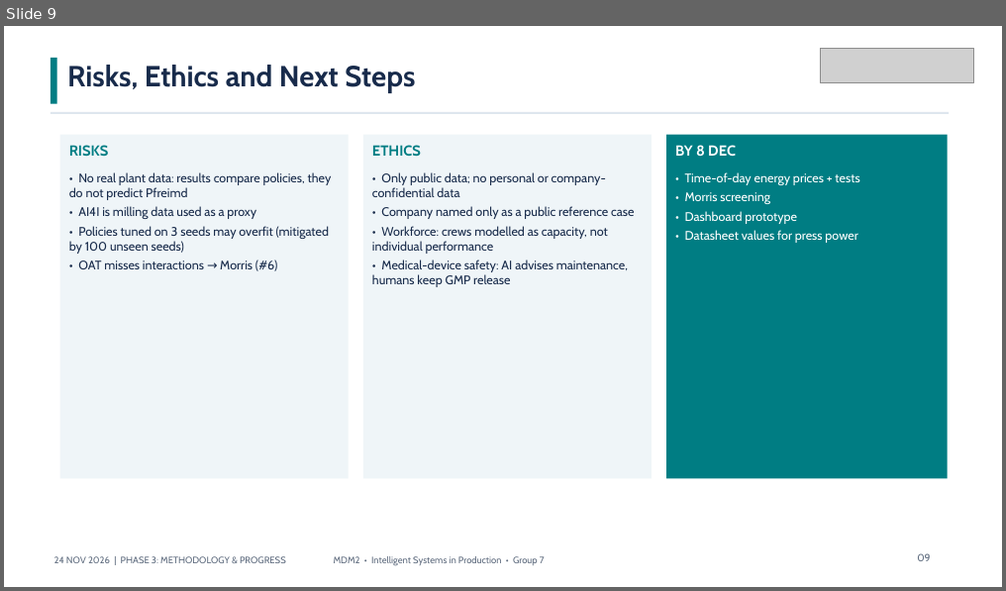
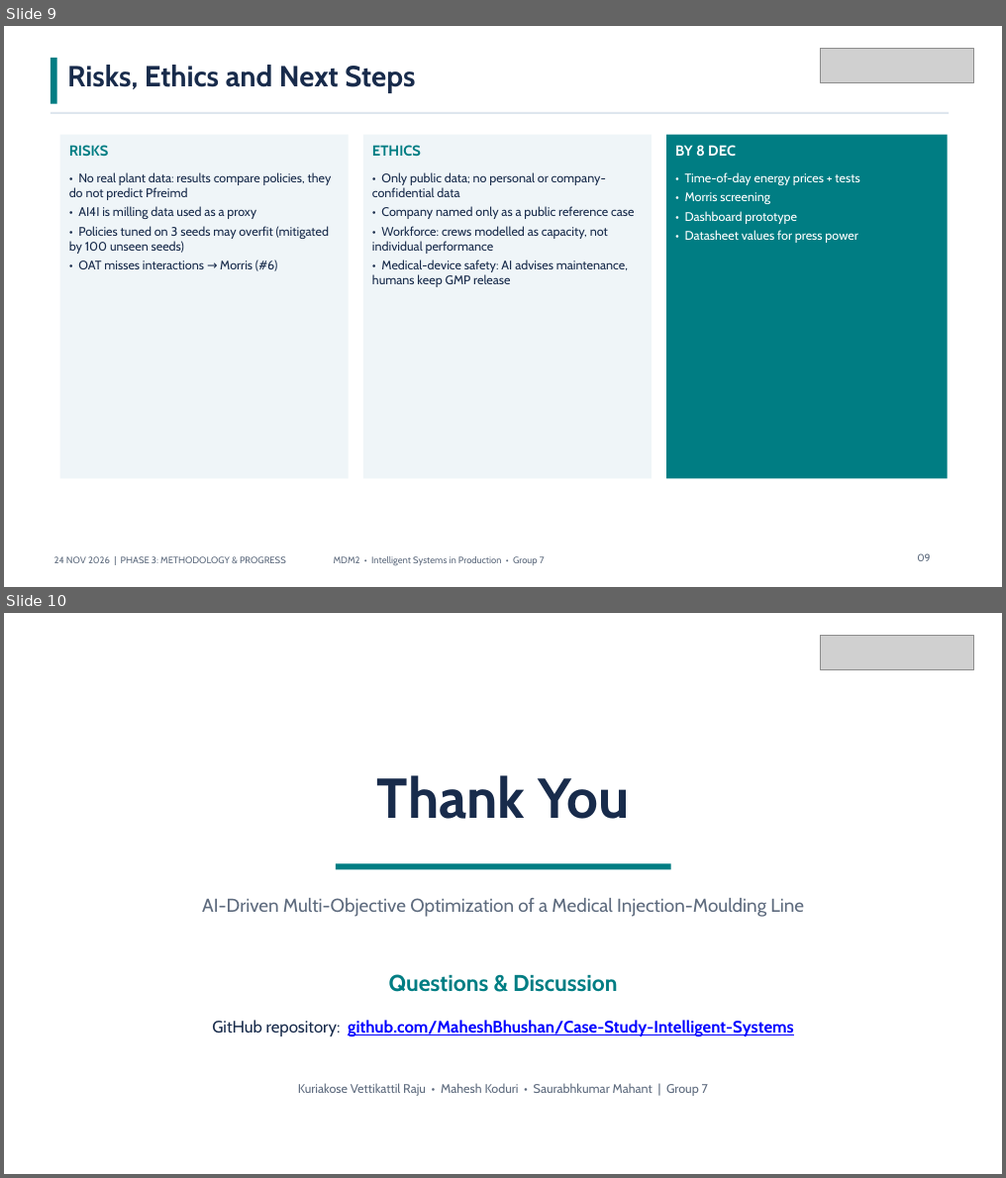
Before and after one commit to MaheshBhushan/Case-Study-Intelligent-Systems, a slide deck: Progress_Presentation_Phase3_Gerresheimer_Pfreimd.pptx. Shown one above the other, each under a label of ours: slide 9 before the commit, slides 9 and 10 after it. The pictures are 1006x591 and 1006x1178 pixels, drawn with LibreOffice and Linux fonts; fonts in the diff are those of the drawing; grey boxes stand for pictures. Boxes give left, top, right and bottom in pixels: in the first picture for what was removed or moved away, otherwise in the second. Text is boxed around its words. In the diff, an @@ line names an element or a change of style, - is before the commit and + after.

Commit message:
Phase 3 deck: add Thank You slide with the GitHub repository link
- Slide 10 follows the concept deck's closing slide: Thank You, project title, Questions & Discussion, clickable repo link, team

```diff
--- a/Progress_Presentation_Phase3_Gerresheimer_Pfreimd.pptx
+++ b/Progress_Presentation_Phase3_Gerresheimer_Pfreimd.pptx
@@ slide 10 added at bbox=[4, 613, 1002, 1174], background #FFFFFF @@
@@ picture added at bbox=[820, 636, 973, 669] @@
@@ text added at bbox=[377, 775, 629, 819], 54 pt, text #182B4B, bold @@
+Thank You
@@ rectangle added at bbox=[336, 863, 671, 869], fill #007D83 @@
@@ text added at bbox=[202, 898, 804, 917], 18 pt, text #5E6B7E @@
+AI-Driven Multi-Objective Optimization of a Medical Injection-Moulding Line
@@ text added at bbox=[389, 974, 618, 992], 22 pt, text #007D83, bold @@
+Questions & Discussion
@@ text added at bbox=[212, 1020, 794, 1038], 16 pt, text #0000FF, bold, underline @@
+GitHub repository: github.com/MaheshBhushan/Case-Study-Intelligent-Systems
@@ text added at bbox=[298, 1083, 708, 1096], 12 pt, text #5E6B7E @@
+Kuriakose Vettikattil Raju • Mahesh Koduri • Saurabhkumar Mahant | Group 7
```
Also in this commit, not shown: 1 other file.
